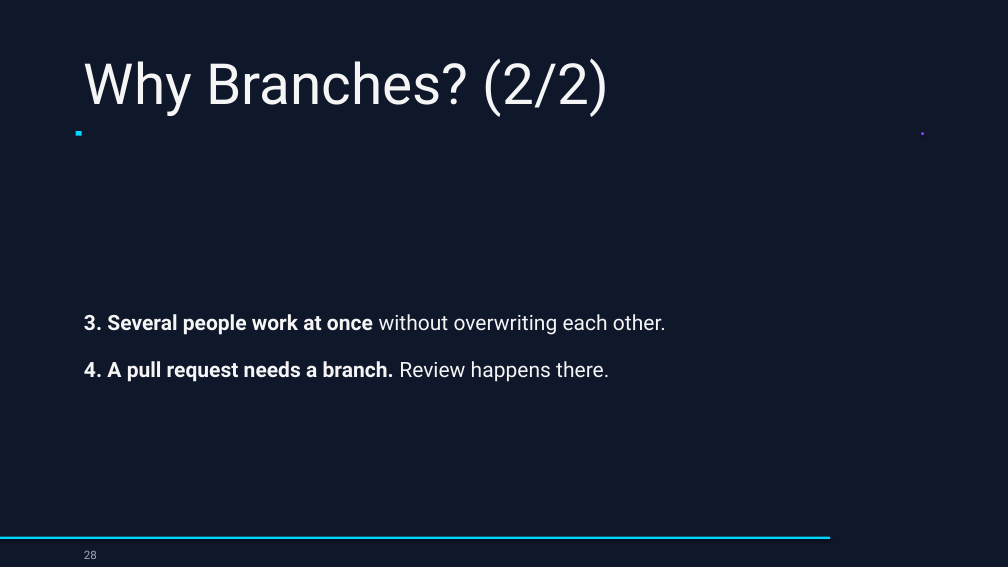
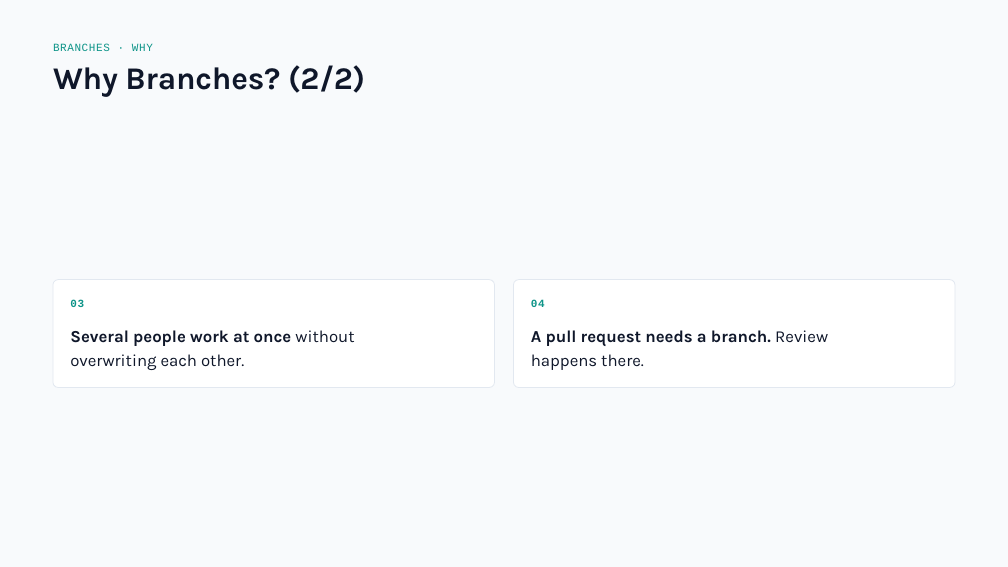
Before and after one commit to drweihungpan-lab/3R-teaching, a slide deck: slide 28 of materials/slides/session-2.pptx. Drawn at 1008x567 pixels with LibreOffice and Linux fonts; fonts in the diff are those of the drawing. Boxes give left, top, right and bottom in pixels: in the first picture for what was removed or moved away, otherwise in the second. Text is boxed around its words. In the diff, an @@ line names an element or a change of style, - is before the commit and + after.

```diff
--- a/materials/slides/session-2.pptx
+++ b/materials/slides/session-2.pptx
@@ background #0F172A to #F8FAFC @@
@@ text "Why Branches? (2/2)": place and size @@
-text "Why Branches? (2/2)" at (84, 58, 609, 117)
+text "Why Branches? (2/2)" at (53, 65, 365, 97)
@@ text "Why Branches? (2/2)" at (53, 65, 365, 97): size 54 to 30 pt, font Roboto to Karla, text colour #F5F5F5 to #0F172A, letter spacing 0 to -0.2 pt, bold on; line spacing 60pt to 37pt @@
@@ text added at (53, 44, 153, 51), 10.5 pt, text #0D9488 @@
+BRANCHES · WHY
@@ rectangle removed at (76, 131, 82, 135) @@
@@ ellipse removed at (921, 132, 924, 135) @@
@@ rounded rectangle added at (53, 280, 495, 388), fill #FFFFFF, outline #E2E8F0 0.75 pt @@
@@ text added at (70, 299, 84, 307), 10.5 pt, text #0D9488, bold @@
+03
@@ rounded rectangle added at (513, 280, 955, 388), fill #FFFFFF, outline #E2E8F0 0.75 pt @@
@@ text added at (531, 299, 545, 307), 10.5 pt, text #0D9488, bold @@
+04
@@ text at (70, 330, 354, 370): text changed; size 20 to 16 pt; font Roboto to Karla; text colour #F5F5F5 to #0F172A @@
-3. Several people work at once without overwriting each other.
+Several people work at once without
+overwriting each other.
@@ text at (531, 330, 828, 370): text changed; size 20 to 16 pt; font Roboto to Karla; text colour #F5F5F5 to #0F172A @@
-4. A pull request needs a branch. Review happens there.
+A pull request needs a branch. Review
+happens there.
@@ rectangle removed at (0, 537, 830, 539) @@
@@ text removed at (84, 550, 97, 559) @@
-28
```
Also in this commit, not shown: 33 other slides changed, 5 other files.
